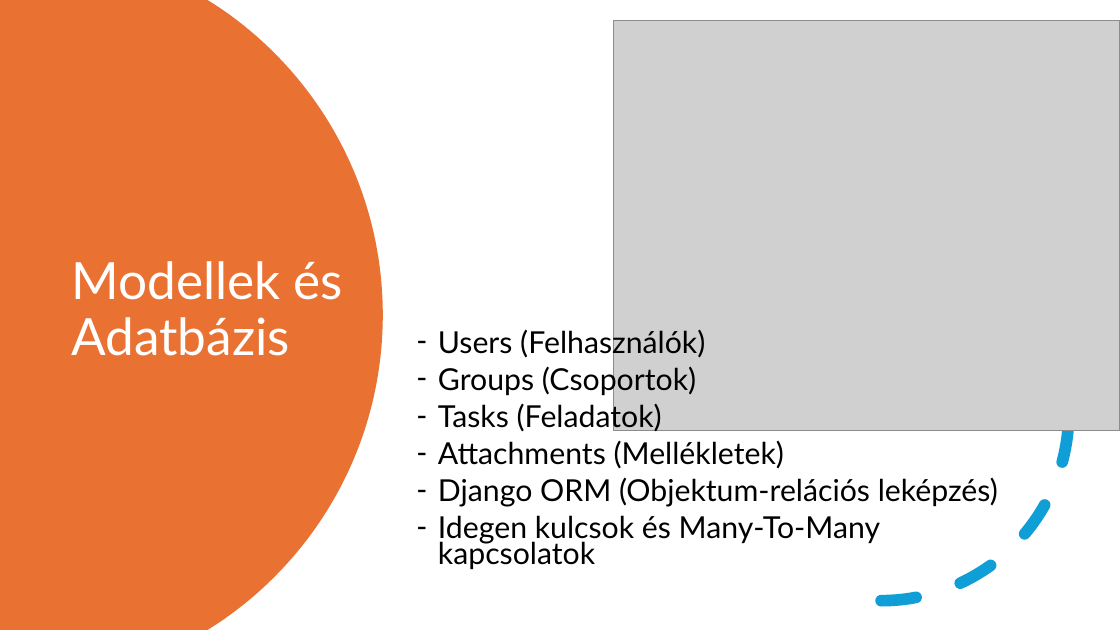
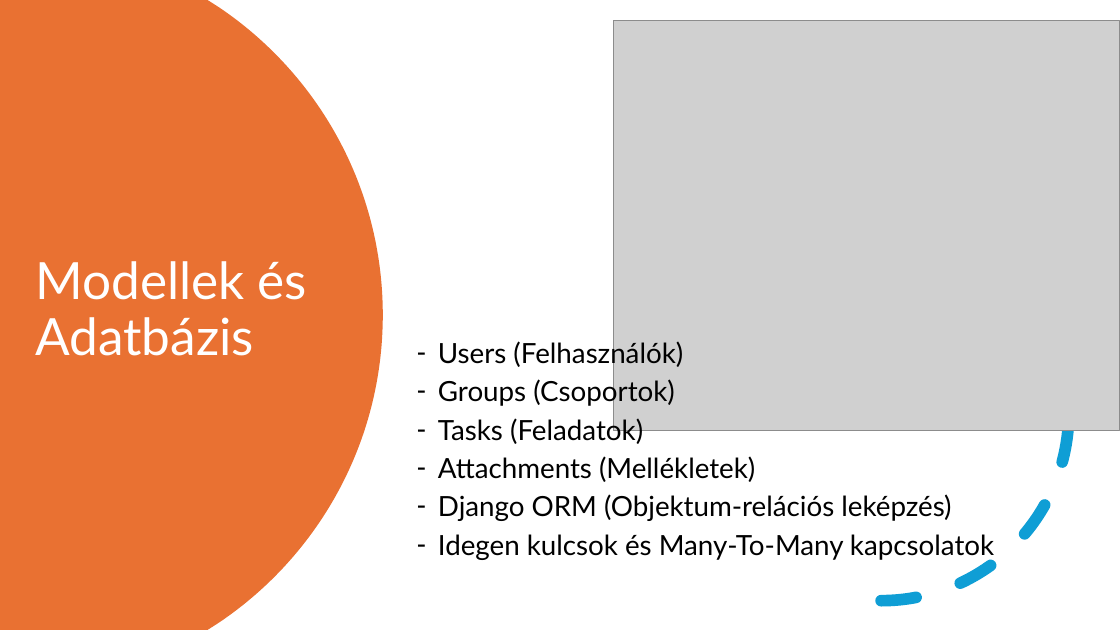
Before and after one commit to FesetoImre5/13_S1_8_vizsgaremek, a slide deck: slide 10 of Dokumentacio/Calentasker_bemutató.pptx (slide 6 before the commit). Drawn at 1120x630 pixels with LibreOffice and Linux fonts; fonts in the diff are those of the drawing; grey boxes stand for pictures. Boxes give left, top, right and bottom in pixels: in the first picture for what was removed or moved away, otherwise in the second. Text is boxed around its words. In the diff, an @@ line names an element or a change of style, - is before the commit and + after.

```diff
--- a/Dokumentacio/Calentasker_bemutató.pptx
+++ b/Dokumentacio/Calentasker_bemutató.pptx
@@ title "Modellek és Adatbázis": place and size @@
-title "Modellek és Adatbázis" at bbox=[71, 261, 343, 356]
+title "Modellek és Adatbázis" at bbox=[35, 261, 307, 356]
@@ text "Users (Felhasználók)" at bbox=[438, 339, 994, 560]: size 25.9 to 23.8 pt; line spacing 0.7 to 0.8 @@
```
Also in this commit, not shown: 9 other slides changed, 2 slides added, 1 other file.
